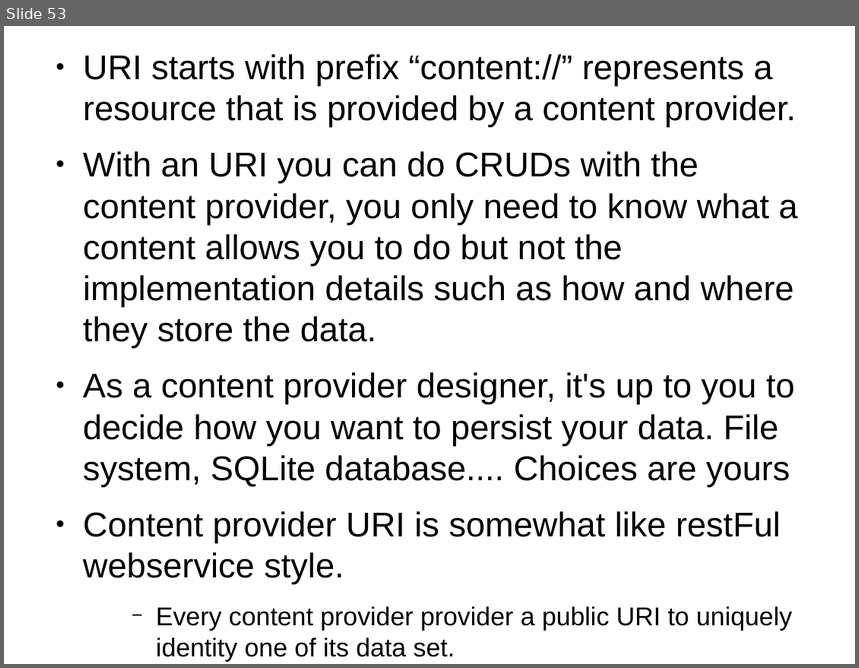
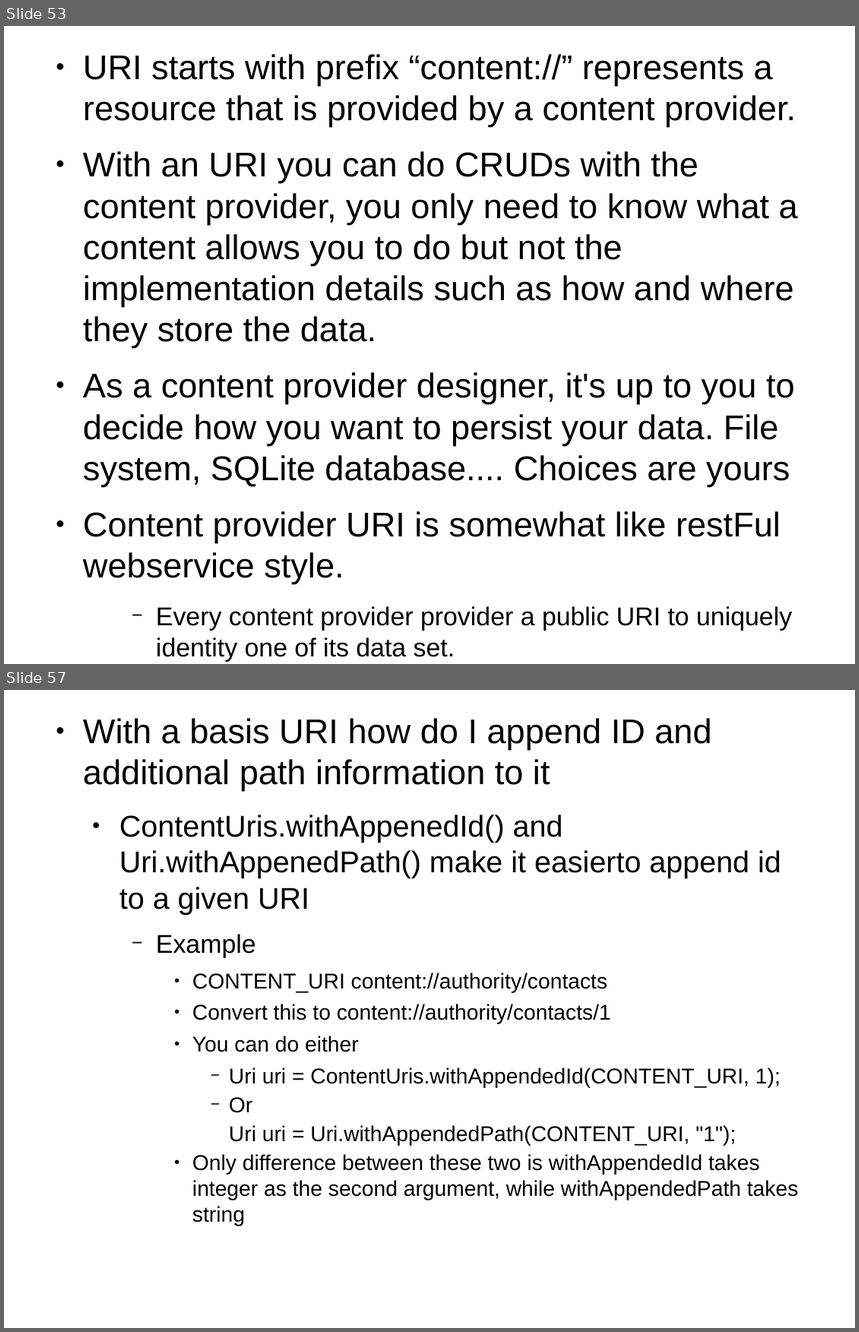
Before and after one commit to thegreatdao/testa, a slide deck: assets/android2.odp. Shown one above the other, each under a label of ours: slide 53 before the commit, slides 53 and 57 after it; the slides between them are not shown. The pictures are 859x668 and 859x1332 pixels, drawn with LibreOffice and Linux fonts; fonts in the diff are those of the drawing. Boxes give left, top, right and bottom in pixels: in the first picture for what was removed or moved away, otherwise in the second. Text is boxed around its words. In the diff, an @@ line names an element or a change of style, - is before the commit and + after.

Commit message:
added content provider description need to add example

```diff
--- a/assets/android2.odp
+++ b/assets/android2.odp
@@ slide 57 added at [4, 690, 855, 1328], background #FFFFFF @@
@@ text added at [83, 718, 798, 1227], 20 pt, text #000000 @@
+● With a basis URI how do I append ID and additional path information to it
+  ● ContentUris.withAppenedId() and Uri.withAppenedPath() make it easierto append id to a given URI
+    − Example
+      ● CONTENT_URI content://authority/contacts
+      ● Convert this to content://authority/contacts/1
+      ● You can do either
+        − Uri uri = ContentUris.withAppendedId(CONTENT_URI, 1);
+        − Or
+        Uri uri = Uri.withAppendedPath(CONTENT_URI, "1");
+      ● Only difference between these two is withAppendedId takes integer as the second argument, while withAppendedPath takes string
```
Also in this commit, not shown: 1 slide changed, 9 other slides added, 4 other files.
